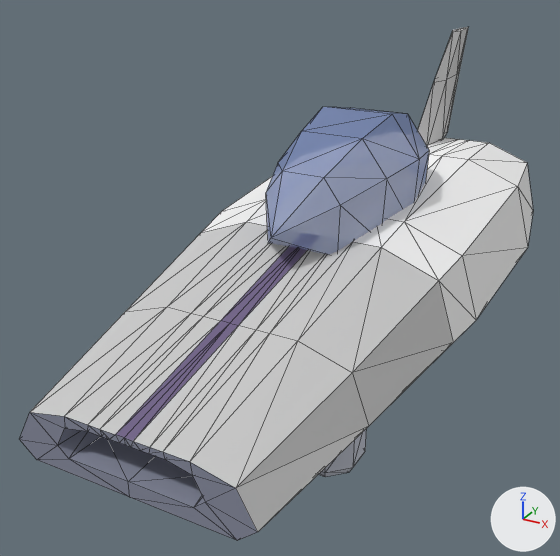
Two versions of the OBJ model sdcard5/apps/cosmozoom.app/models/hull_whale.obj, one commit apart.
Both versions are drawn from a 50 mm lens placed at (1.58, -3.53, 2.05), pointed at (-0.19, -0.31, 0.44). Lighting does not change. The marker at lower right points along +X, +Y and +Z. The picture after the commit comes second. Mesh edges are drawn as thin lines. Where no turn or scale is listed for an object, it has been applied to the vertices.

Objects in the first picture: 'hull_whale'.
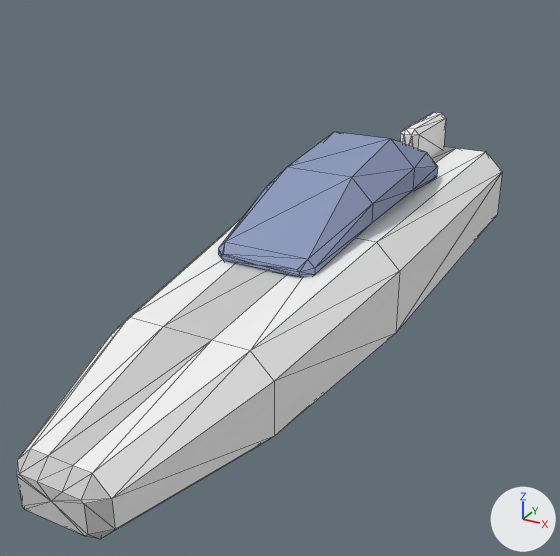
Diff of the bpy script that builds the scene:
```diff
--- a/sdcard5/apps/cosmozoom.app/models/hull_whale.obj.py
+++ b/sdcard5/apps/cosmozoom.app/models/hull_whale.obj.py
@@ mat_tint @@
 mat_tint.roughness = 1.0
-mat_tint.alpha = 0.62
+mat_tint.alpha = 0.88
@@ mat_slate @@
+mat_slate = principled_material('slate')
+mat_slate.base_color = (0.29, 0.353, 0.557)  # greyish blue #93a0c5
+mat_slate.roughness = 1.0
@@ me_hull_whale @@
 # used by ob_hull_whale; location = (0.0, 0.0, 0.0)
-me_hull_whale.from_pydata(...)  # 316 vertices, 564 faces; spans x -0.8..0.8, y -1.8..2.06, z 0.02..1.48
-me_hull_whale.materials.append(mat_darkgrey)  # grey #878b9e
-me_hull_whale.materials.append(mat_grey)  # light grey #c4c8d4
-me_hull_whale.materials.append(mat_ink)  # purple #726589
+me_hull_whale.from_pydata(...)  # 180 vertices, 344 faces; spans x -0.48..0.48, y -2.16..1.63, z 0.02..1.09
+# me_hull_whale part 1: the loose piece of 130 vertices spanning x -0.8..0.8, y -1.8..1.6, z 0.13..0.86 is rebuilt with 62 vertices and now spans x -0.48..0.48, y -2.16..1.63, z 0.21..0.77
+# me_hull_whale part 2: the loose piece of 26 vertices spanning x -0.35..0.35, y -0.75..0.75, z 0.68..1.24 is rebuilt with 50 vertices and now spans x -0.3..0.3, y -0.85..0.8, z 0.7..1.09
+# me_hull_whale part 3: a new loose piece of 34 vertices spanning x -0.06..0.06, y 0.95..1.55, z 0.7..0.98, in mat_paint1 (white #f4f4f4)
+# me_hull_whale part 4: 8 loose pieces with 140 vertices, spanning x -0.63..0.63, y -1.2..1.3, z 0.02..0.24, are deleted
+# me_hull_whale part 5
+# 20 vertices are removed from x -0.05..0.05, y 0.98..2.06, z 0.8..1.48
+# 36 faces are deleted
+# other edits to the shape of me_hull_whale do not show in these pictures
 me_hull_whale.materials.append(mat_paint1)
 me_hull_whale.materials.append(mat_paint2)
-me_hull_whale.materials.append(mat_plasma_glow)  # cyan #cffaff, glowing cyan #cffaff
 me_hull_whale.materials.append(mat_tint)
-me_hull_whale.materials.append(mat_white)  # white #ffffff
+me_hull_whale.materials.append(mat_slate)  # greyish blue #93a0c5
```

Pixel boxes [x1, y1, x2, y2] of what changed, in the pictures (560 x 556 px):
'hull_whale', surface changed, reshaped (17% shorter): before [20, 27, 533, 541]; after [17, 112, 502, 539]
part 1 of me_hull_whale, rebuilt: before [20, 138, 533, 541]; after [17, 141, 502, 539]
part 2 of me_hull_whale, rebuilt (35% wider): before [266, 107, 429, 255]; after [218, 132, 438, 277]
part 3 of me_hull_whale, added: after [400, 112, 446, 157]
part 4 of me_hull_whale, deleted: before [318, 428, 367, 477]
part 5 of me_hull_whale, deleted: before [417, 27, 469, 145]
